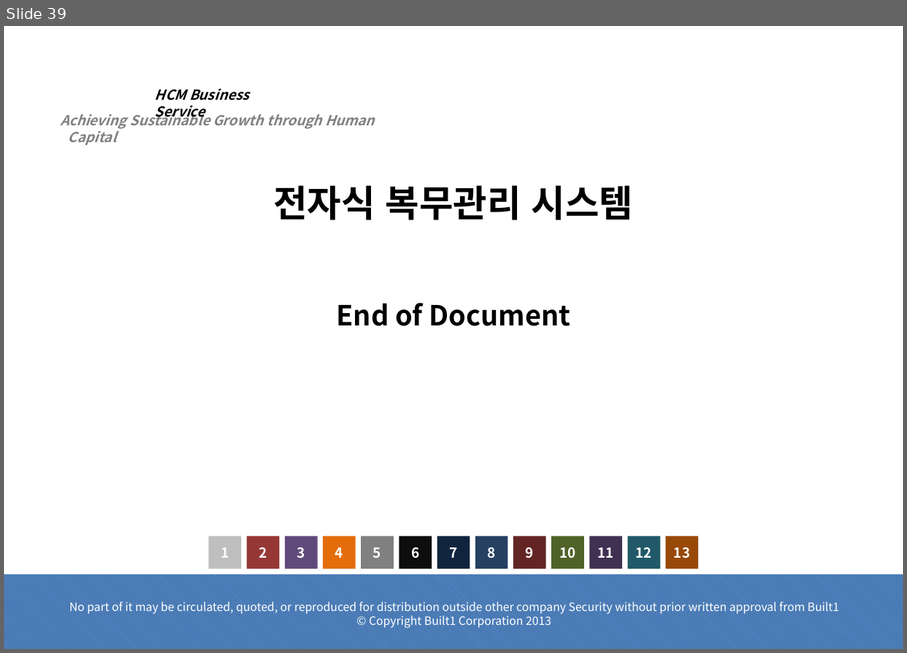
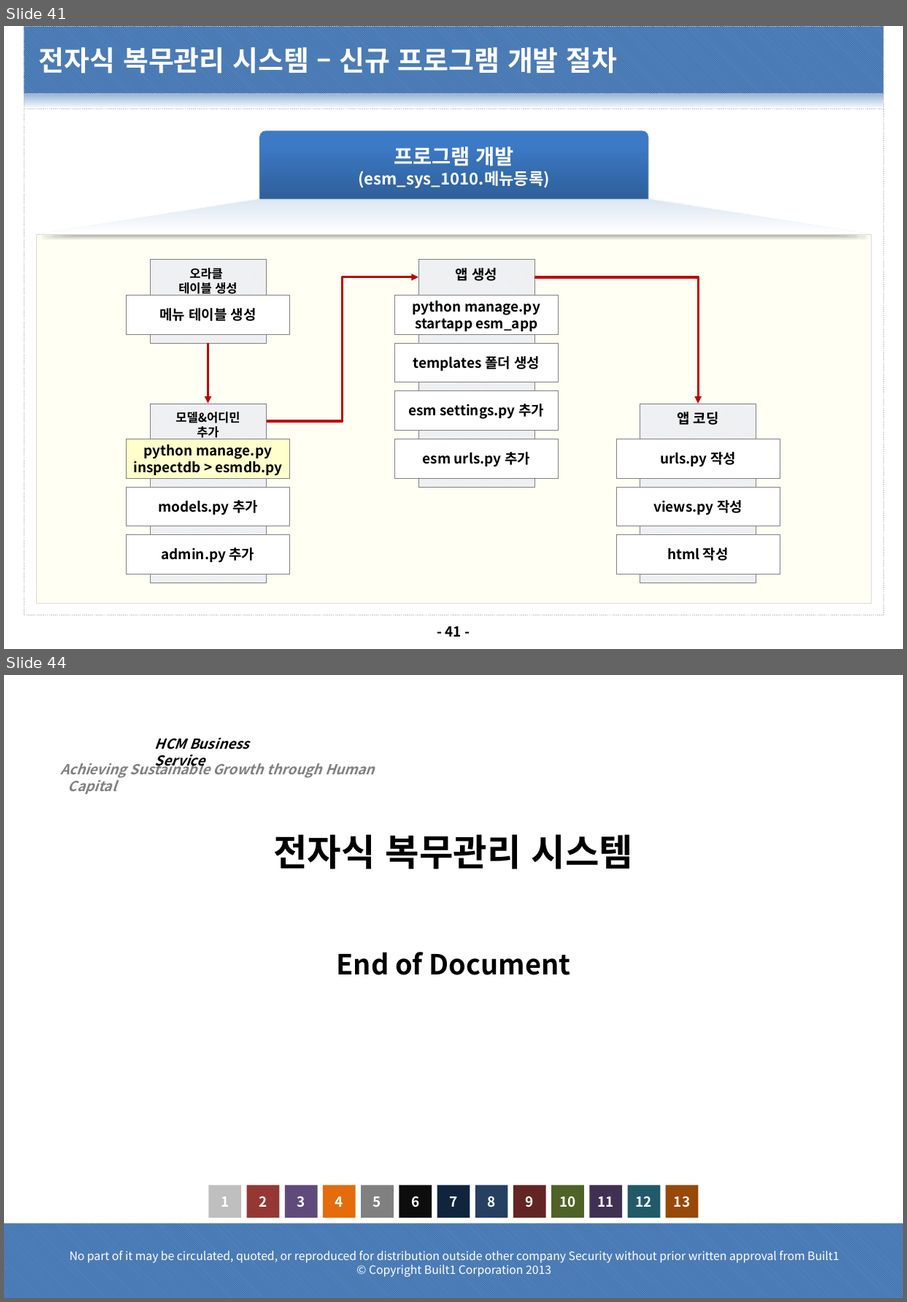
Before and after one commit to dims1111/ESM, a slide deck: document/40.구현(CP)/CP-1010.프로그램 개발 표준/CP-1010.프로그램 개발 표준_20210201_v1.0.pptx. Shown one above the other, each under a label of ours: slide 39 before the commit, slides 41 and 44 after it; the slides between them are not shown. The pictures are 907x653 and 907x1302 pixels, drawn with LibreOffice and Linux fonts; fonts in the diff are those of the drawing; background and template pictures are left out. Boxes give left, top, right and bottom in pixels: in the first picture for what was removed or moved away, otherwise in the second. Text is boxed around its words. In the diff, an @@ line names an element or a change of style, - is before the commit and + after.

```diff
--- a/document/40.구현(CP)/CP-1010.프로그램 개발 표준/CP-1010.프로그램 개발 표준_20210201_v1.0.pptx
+++ b/document/40.구현(CP)/CP-1010.프로그램 개발 표준/CP-1010.프로그램 개발 표준_20210201_v1.0.pptx
@@ slide 41 added at (x1=4, y1=26, x2=903, y2=649), background #FFFFFF @@
@@ rectangle added at (x1=24, y1=26, x2=884, y2=93), fill pattern #376092 on #4F81BD, outline #BFBFBF 0.25 pt dashed @@
@@ title added at (x1=39, y1=47, x2=617, y2=73), 24 pt, text #FFFFFF, bold @@
+전자식 복무관리 시스템 – 신규 프로그램 개발 절차
@@ rectangle added at (x1=24, y1=93, x2=884, y2=109), fill gradient #95B3D7 to #FFFFFF, outline #BFBFBF 0.25 pt dashed @@
@@ rectangle added at (x1=24, y1=109, x2=884, y2=615), fill #FFFFFF, outline #BFBFBF 0.25 pt dashed @@
@@ rectangle added at (x1=24, y1=93, x2=884, y2=109), fill gradient #95B3D7 to #FFFFFF, outline #BFBFBF 0.25 pt dashed @@
@@ round same rect added at (x1=260, y1=131, x2=649, y2=199), fill gradient #2F5F99 to #3D7CC7 to #3A7CCB, outline #4B7EBC 0.75 pt, 14 pt, text #FFFFFF, bold @@
+프로그램 개발
+(esm_sys_1010.메뉴등록)
@@ trapezoid added at (x1=38, y1=199, x2=872, y2=235), fill gradient #DCE6F2 to #FFFFFF @@
@@ rectangle added at (x1=36, y1=235, x2=872, y2=603), fill #FFFFCC at 20% opacity, outline #D9D9D9 0.25 pt @@
@@ rectangle added at (x1=150, y1=260, x2=266, y2=342), fill pattern #DCE6F2 on #F2F2F2, outline #808080 0.25 pt, 10.5 pt, text #000000, bold @@
+오라클
+테이블 생성
@@ elbow arrow added from (266, 421) to (419, 277), #C00000 2 pt @@
@@ elbow arrow added from (535, 277) to (698, 403), #C00000 2 pt @@
@@ rectangle added at (x1=126, y1=295, x2=289, y2=334), fill #FFFFFF, outline #808080 0.25 pt, 12 pt, text #000000, bold @@
+메뉴 테이블 생성
@@ arrow added from (208, 342) to (208, 403), #C00000 2 pt @@
@@ group added at (x1=395, y1=260, x2=559, y2=487): 5 rectangles @@
+앱 생성
+python manage.py startapp esm_app
+templates 폴더 생성
+esm settings.py 추가
+esm urls.py 추가
@@ group added at (x1=126, y1=403, x2=289, y2=582): 4 rectangles @@
+모델&어디민
+추가
+python manage.py inspectdb > esmdb.py
+models.py 추가
+admin.py 추가
@@ group added at (x1=617, y1=403, x2=781, y2=582): 4 rectangles @@
+앱 코딩
+urls.py 작성
+views.py 작성
+html 작성
@@ page number added at (x1=446, y1=626, x2=462, y2=636), 12 pt, text #000000, bold @@
+- 41 -
@@ what was slide 39 is now slide 44 @@
```
Also in this commit, not shown: 2 slides changed, 4 other slides added, 3 other files.
